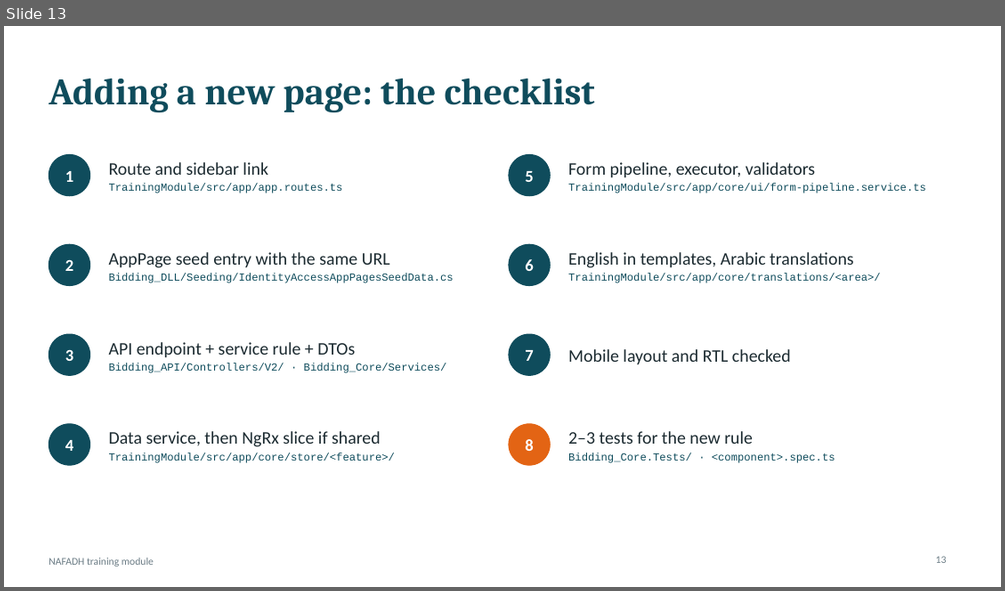
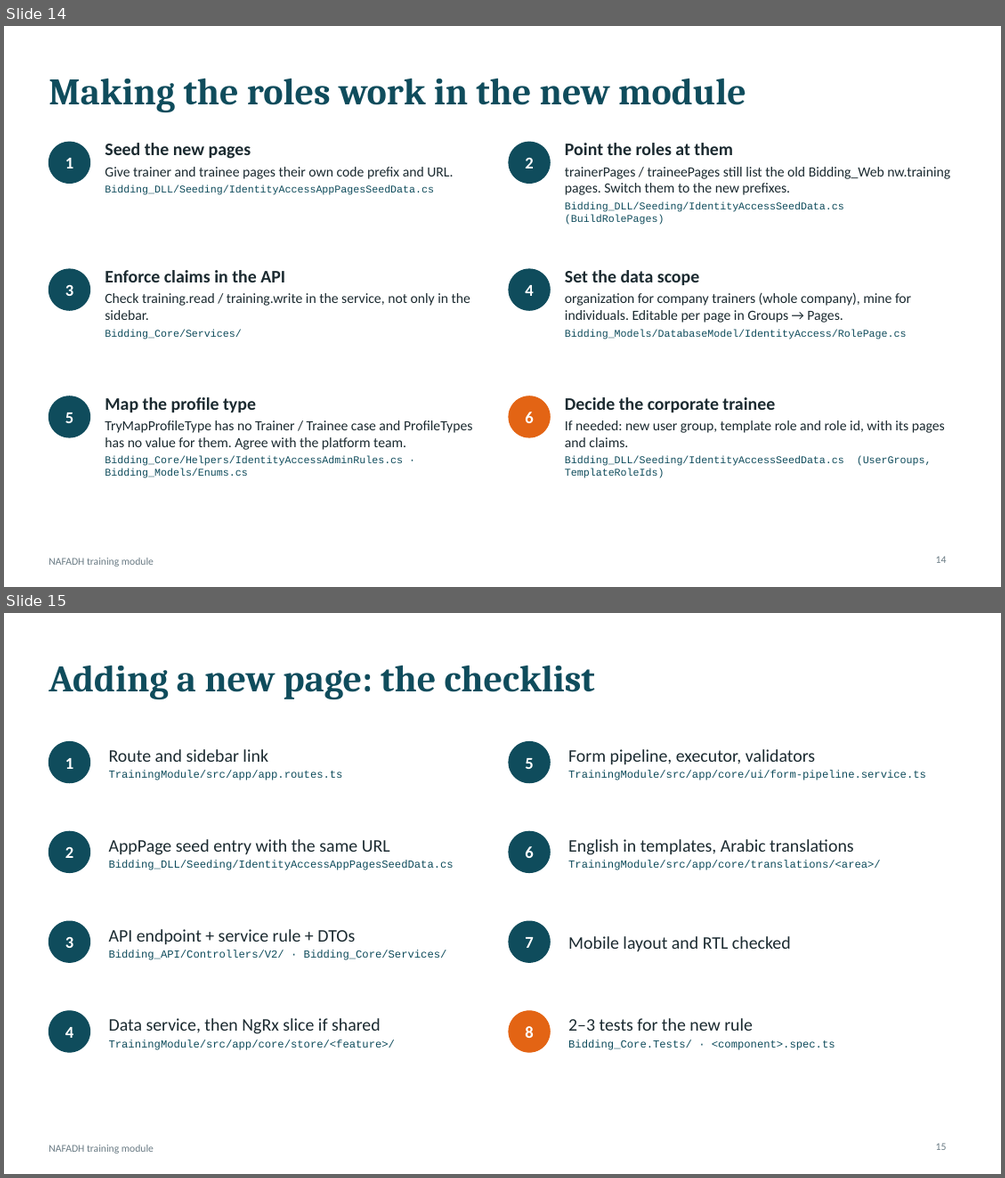
Before and after one commit to TRA-Projects/nafadh_trainning, a slide deck: docs/training-standards.pptx. Shown one above the other, each under a label of ours: slide 13 before the commit, slides 14 and 15 after it. The pictures are 1005x591 and 1005x1178 pixels, drawn with LibreOffice and Linux fonts; fonts in the diff are those of the drawing. Boxes give left, top, right and bottom in pixels: in the first picture for what was removed or moved away, otherwise in the second. Text is boxed around its words. In the diff, an @@ line names an element or a change of style, - is before the commit and + after.

```diff
--- a/docs/training-standards.pptx
+++ b/docs/training-standards.pptx
@@ slide 14 added at [4,26,1001,587], background #FFFFFF; not listed: 1 template element that a slide beside it also shows @@
@@ title added at [48,78,746,113], 36 pt, text #0F4C5C, bold @@
+Making the roles work in the new module
@@ ellipse added at [48,142,90,183], fill #0F4C5C, outline #0F4C5C 1 pt @@
@@ text added at [65,158,73,168], 16 pt, text #FFFFFF, bold @@
+1
@@ text added at [105,143,453,195], 10 pt, text #1B2A30 @@
+Seed the new pages
+Give trainer and trainee pages their own code prefix and URL.
+Bidding_DLL/Seeding/IdentityAccessAppPagesSeedData.cs
@@ ellipse added at [509,142,550,183], fill #0F4C5C, outline #0F4C5C 1 pt @@
@@ text added at [525,158,533,168], 16 pt, text #FFFFFF, bold @@
+2
@@ text added at [565,143,950,224], 13.5 pt, text #1B2A30 @@
+Point the roles at them
+trainerPages / traineePages still list the old Bidding_Web nw.training pages. Switch them to the new prefixes.
+Bidding_DLL/Seeding/IdentityAccessSeedData.cs (BuildRolePages)
@@ ellipse added at [48,269,90,310], fill #0F4C5C, outline #0F4C5C 1 pt @@
@@ text added at [65,285,73,296], 16 pt, text #FFFFFF, bold @@
+3
@@ text added at [105,270,470,339], 13.5 pt, text #1B2A30 @@
+Enforce claims in the API
+Check training.read / training.write in the service, not only in the sidebar.
+Bidding_Core/Services/
@@ ellipse added at [509,269,550,310], fill #0F4C5C, outline #0F4C5C 1 pt @@
@@ text added at [525,285,533,296], 16 pt, text #FFFFFF, bold @@
+4
@@ text added at [565,270,911,339], 13.5 pt, text #1B2A30 @@
+Set the data scope
+organization for company trainers (whole company), mine for individuals. Editable per page in Groups → Pages.
+Bidding_Models/DatabaseModel/IdentityAccess/RolePage.cs
@@ ellipse added at [48,396,90,437], fill #0F4C5C, outline #0F4C5C 1 pt @@
@@ text added at [105,397,472,478], 13.5 pt, text #1B2A30 @@
+Map the profile type
+TryMapProfileType has no Trainer / Trainee case and ProfileTypes has no value for them. Agree with the platform team.
+Bidding_Core/Helpers/IdentityAccessAdminRules.cs · Bidding_Models/Enums.cs
@@ ellipse added at [509,396,550,437], fill #E36414, outline #E36414 1 pt @@
@@ text added at [565,397,945,466], 10 pt, text #1B2A30 @@
+Decide the corporate trainee
+If needed: new user group, template role and role id, with its pages and claims.
+Bidding_DLL/Seeding/IdentityAccessSeedData.cs (UserGroups, TemplateRoleIds)
@@ text added at [65,412,73,423], 16 pt, text #FFFFFF, bold @@
+5
@@ text added at [525,411,533,423], 16 pt, text #FFFFFF, bold @@
+6
@@ page number added at [936,556,947,563], 10 pt, text #6B7C85 @@
+14
@@ what was slide 13 is now slide 15 @@
@@ page number at [936,1143,947,1150]: text changed @@
-13
+15
```
Also in this commit, not shown: 1 other slide added.
